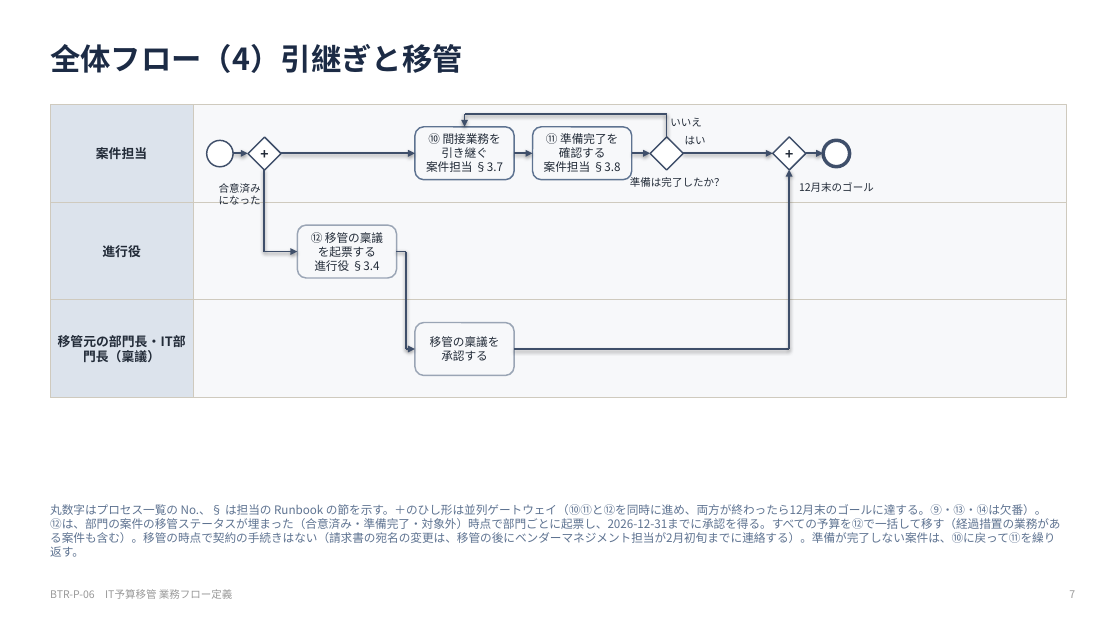
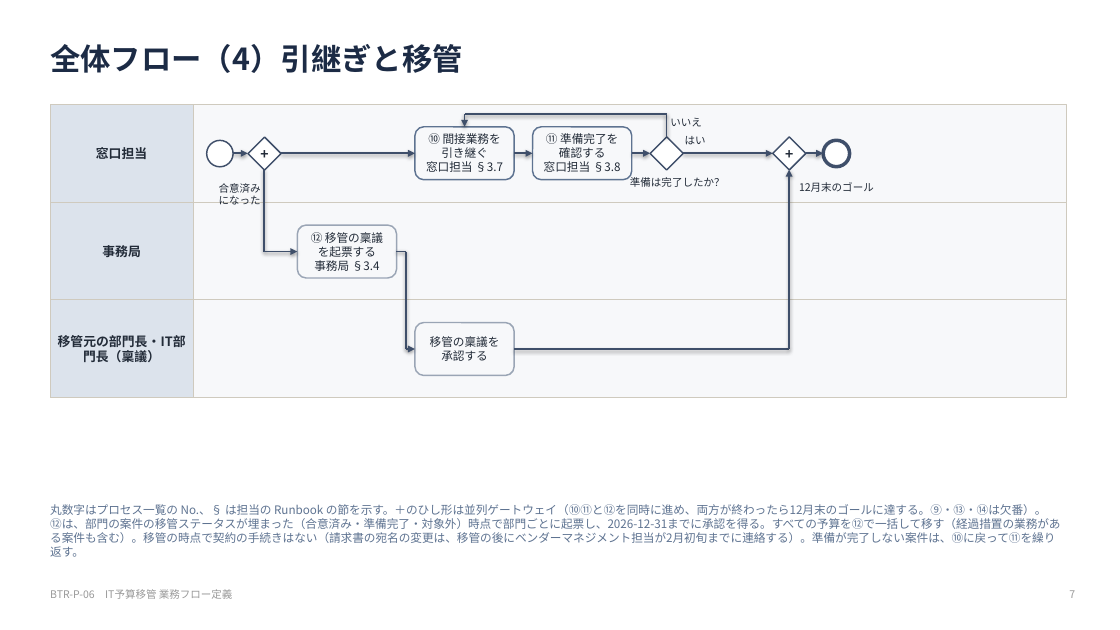
Before and after one commit to hiroyasu-komaki/temp, a slide deck: slide 7 of budget-transfer/process/06-process-definition.pptx. Drawn at 1120x630 pixels with LibreOffice and Linux fonts; fonts in the diff are those of the drawing. Boxes give left, top, right and bottom in pixels: in the first picture for what was removed or moved away, otherwise in the second. Text is boxed around its words. In the diff, an @@ line names an element or a change of style, - is before the commit and + after.

```diff
--- a/budget-transfer/process/06-process-definition.pptx
+++ b/budget-transfer/process/06-process-definition.pptx
@@ text in rectangle at bbox=[96, 147, 147, 159]: text changed @@
-案件担当
+窓口担当
@@ text in rounded rectangle at bbox=[426, 161, 503, 172]: text changed @@
-案件担当 §3.7
+窓口担当 §3.7
@@ text in rounded rectangle at bbox=[544, 161, 621, 172]: text changed @@
-案件担当 §3.8
+窓口担当 §3.8
@@ text in rectangle at bbox=[102, 245, 141, 257]: text changed @@
-進行役
+事務局
@@ text in rounded rectangle at bbox=[314, 260, 380, 271]: text changed @@
-進行役 §3.4
+事務局 §3.4
```
Also in this commit, not shown: 13 other slides changed, 19 other files.
